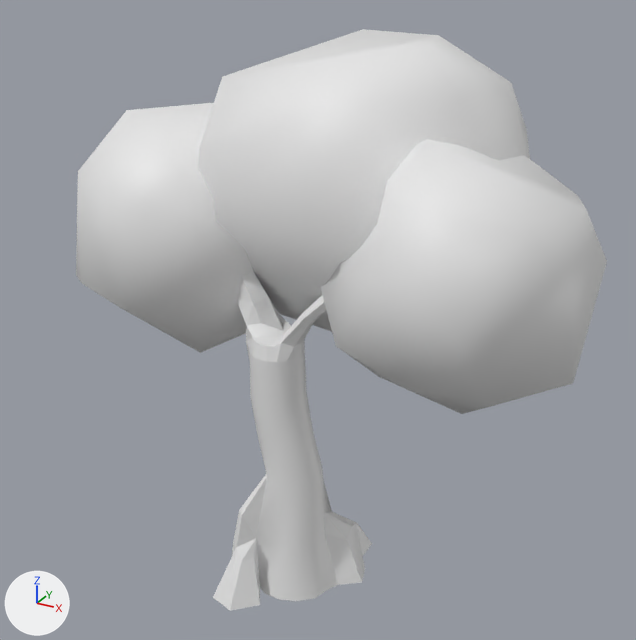
Before and after pictures for a commit that changed the FBX model Assets/FPS/Prefabs/Block_Out/Environement/3D_Environnement_Arbre_2_Fini.fbx.
Before and after are seen from a 50 mm camera at (5.02, -8.04, 7.73) aimed at (0.13, 0.83, 3.29). Lighting does not change. The marker at lower left points along +X, +Y and +Z. Where no turn or scale is listed for an object, it has been applied to the vertices.
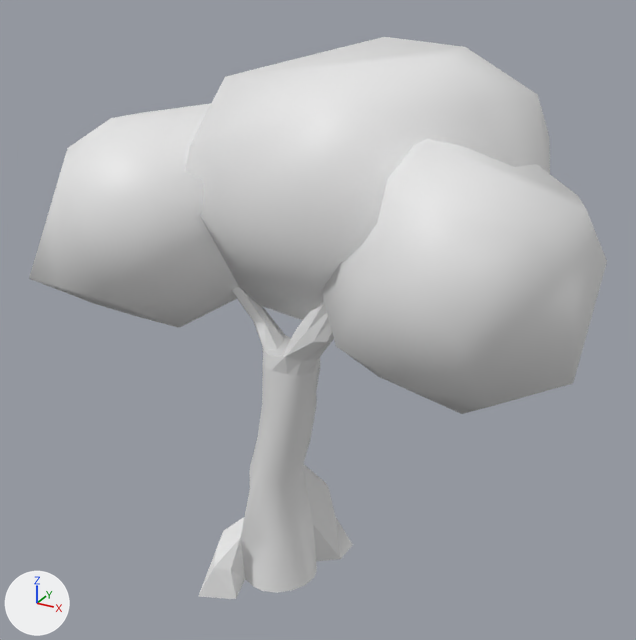
Where the newer file only moved an object's origin or applied its transform, the numbers keep the older frame.

Boxes [x1, y1, x2, y2] around the edits, measured in the pictures (636 x 640 px):
'Sphere001', reshaped (10% wider, 6% shorter)
    before: [198, 29, 530, 331]
    after: [185, 37, 550, 320]
'Sphere002', reshaped (17% wider, 10% shorter)
    before: [76, 103, 254, 353]
    after: [29, 103, 238, 328]
'Cylinder001', moved, turned
    before: [213, 272, 372, 611]
    after: [199, 287, 353, 599]

Diff of the bpy script that builds the scene:
```diff
--- a/Assets/FPS/Prefabs/Block_Out/Environement/3D_Environnement_Arbre_2_Fini.fbx.py
+++ b/Assets/FPS/Prefabs/Block_Out/Environement/3D_Environnement_Arbre_2_Fini.fbx.py
@@ me_mesh_002 @@
 # used by ob_sphere002; location = (-1.46, 0.47, 4.4)
-me_mesh_002.from_pydata(...)  # 28 vertices, 28 faces; spans x -1.44..1.43, y -1.55..1.64, z -1.62..1.52
+me_mesh_002.from_pydata(...)  # 28 vertices, 28 faces; spans x -1.74..1.35, y -1.89..1.52, z -1.32..1.53
+# me_mesh_002 part 1: 28 of 28 vertices moved; they spanned x -1.44..1.43, y -1.55..1.64, z -1.62..1.52 and now span x -1.74..1.35, y -1.89..1.52, z -1.32..1.53; mean shift (-0.18, -0.17, 0.15); largest move (-1.44, 0.42, -0.09) -> (-1.74, -0.38, 0.09)
@@ me_mesh_001 @@
 # used by ob_sphere001; location = (0.54, 1.16, 5.03)
-me_mesh_001.from_pydata(...)  # 28 vertices, 28 faces; spans x -2.11..2.2, y -1.87..1.83, z -1.81..1.65
+me_mesh_001.from_pydata(...)  # 28 vertices, 28 faces; spans x -2.16..2.31, y -1.93..1.96, z -1.67..1.56
+# me_mesh_001 part 2: 28 of 28 vertices moved; they spanned x -2.11..2.2, y -1.87..1.83, z -1.81..1.65 and now span x -2.16..2.31, y -1.93..1.96, z -1.67..1.56; mean shift (0.04, 0.02, 0.01); largest move (1.57, 0.44, 1.21) -> (1.82, 0.64, 1.07)
@@ ob_cylinder001 @@
 ob_cylinder001 = bpy.data.objects.new('Cylinder001', me_mesh)
-ob_cylinder001.location = (0.44, -0.32, 0.29)
+ob_cylinder001.location = (0.0, 0.0, 0.0)
+ob_cylinder001.rotation_euler = (0.0, 0.0, -3.142)  # degrees (0, 0, -180)
 ob_cylinder001.scale = (0.164, 0.164, 0.164)
```
